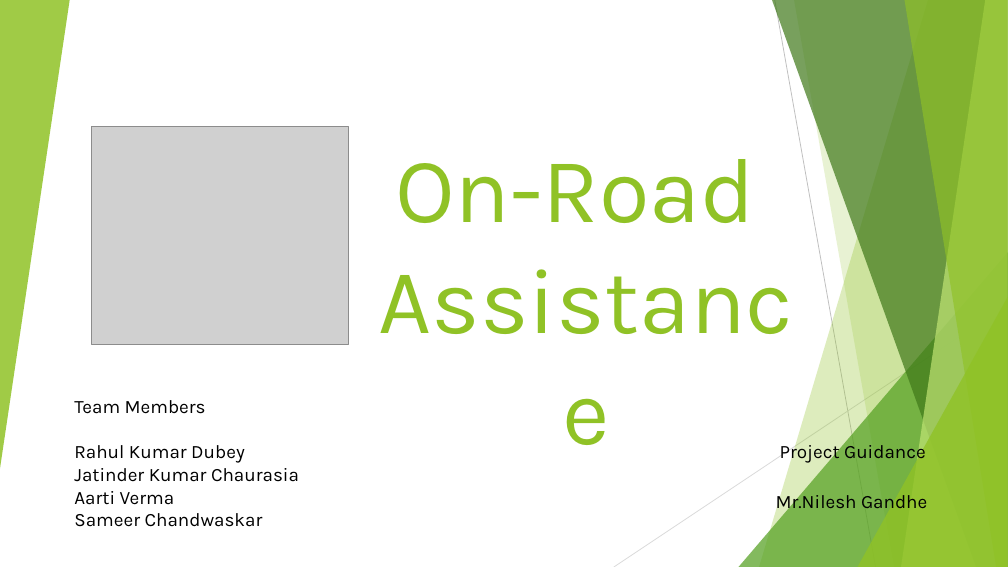
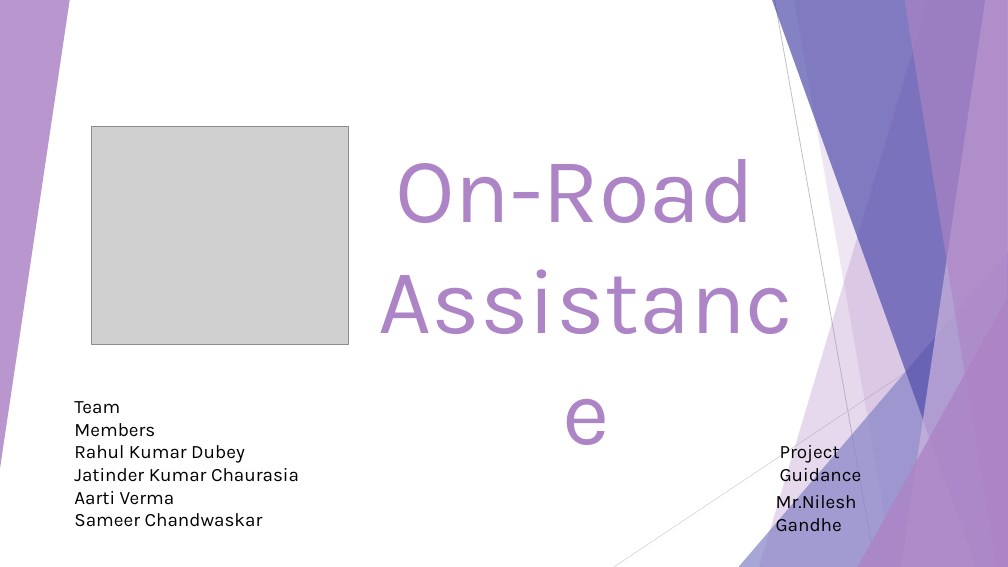
Before and after one commit to sameer-59/on-road, a slide deck: slide 1 of On Road PPT.pptx. Drawn at 1008x567 pixels with LibreOffice and Linux fonts; fonts in the diff are those of the drawing; grey boxes stand for pictures. Boxes give left, top, right and bottom in pixels: in the first picture for what was removed or moved away, otherwise in the second. Text is boxed around its words. In the diff, an @@ line names an element or a change of style, - is before the commit and + after.

```diff
--- a/On Road PPT.pptx
+++ b/On Road PPT.pptx
@@ triangle at [0,0,70,469]: fill #90C226 at 85% opacity to #AD84C6 at 85% opacity @@
@@ freeform shape at [759,0,1008,567]: fill #90C226 at 30% opacity to #AD84C6 at 30% opacity @@
@@ freeform shape at [772,0,1008,567]: fill #3F7819 at 70% opacity to #524EAB at 70% opacity @@
@@ freeform shape at [794,0,1008,567]: fill #90C226 at 20% opacity to #AD84C6 at 20% opacity @@
@@ freeform shape at [901,0,1008,567]: fill #C0E474 at 70% opacity to #CEB5DD at 70% opacity @@
@@ freeform shape at [904,0,1008,567]: fill #90C226 at 65% opacity to #AD84C6 at 65% opacity @@
@@ text "On-Road" at [395,159,755,223]: text colour #90C226 to #AD84C6 @@
@@ triangle at [739,252,1008,567]: fill #54A021 at 72% opacity to #8784C7 at 72% opacity @@
@@ triangle at [858,297,1008,567]: fill #90C226 at 80% opacity to #AD84C6 at 80% opacity @@
@@ text "Team Members" rewrapped from [74,400,206,414] to [74,401,155,437] @@
@@ text "Project Guidance" rewrapped from [780,441,926,464] to [780,445,862,487] @@
@@ text "Mr.Nilesh Gandhe" rewrapped from [776,491,927,514] to [776,491,857,531] @@
```
Also in this commit, not shown: 3 other slides changed, 7 slides added.
